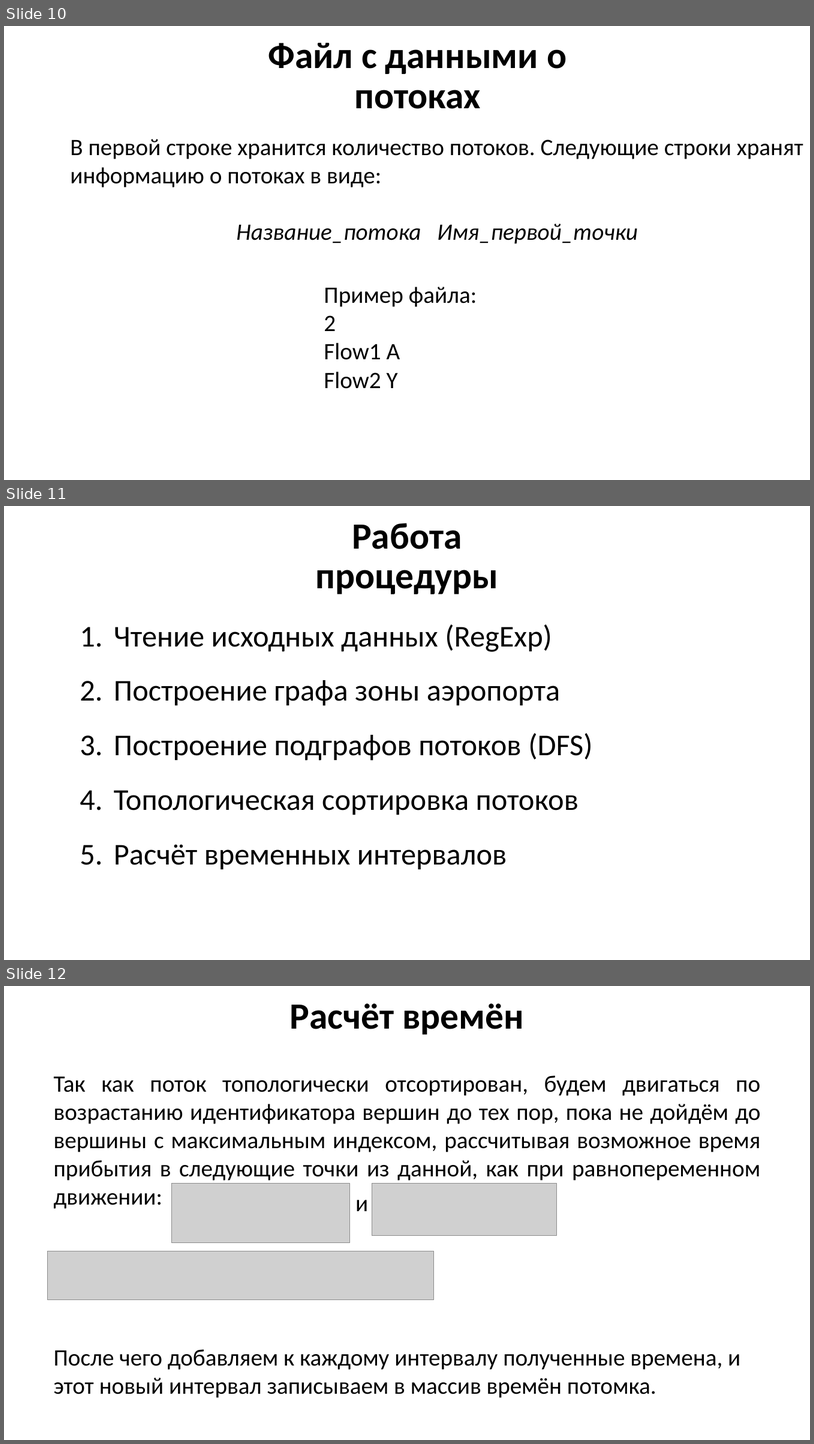
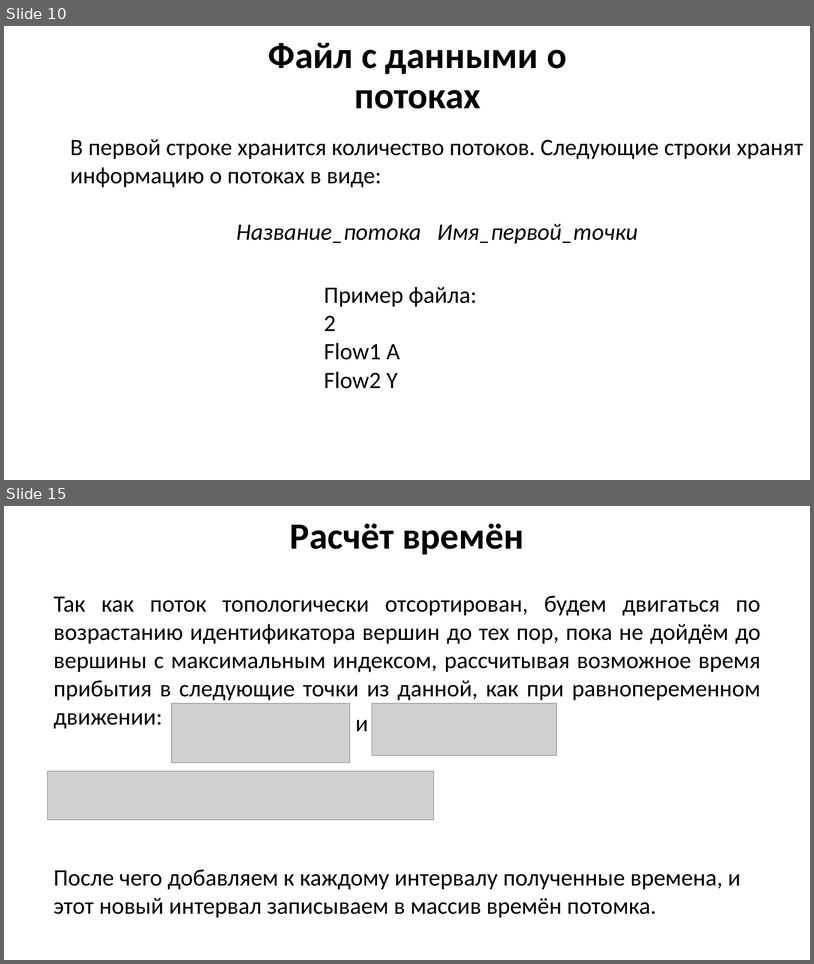
Before and after one commit to GooDgRaF/Bachelor_diplom, a slide deck: Диплом/Презентация ВКР.pptx. Shown one above the other, each under a label of ours: slides 10, 11 and 12 before the commit, slides 10 and 15 after it; the slides between them are not shown. The pictures are 814x1444 and 814x964 pixels, drawn with LibreOffice and Linux fonts; fonts in the diff are those of the drawing; grey boxes stand for pictures; background and template pictures are left out. Boxes give left, top, right and bottom in pixels: in the first picture for what was removed or moved away, otherwise in the second. Text is boxed around its words. In the diff, an @@ line names an element or a change of style, - is before the commit and + after.

```diff
--- a/Диплом/Презентация ВКР.pptx
+++ b/Диплом/Презентация ВКР.pptx
@@ slide 11 removed at (4,506,810,960), background picture (left out) @@
@@ text removed at (316,523,498,594) @@
-Работа процедуры
@@ text removed at (114,624,593,869) @@
-1. Чтение исходных данных (RegExp)
-2. Построение графа зоны аэропорта
-3. Построение подграфов потоков (DFS)
-4. Топологическая сортировка потоков
-5. Расчёт временных интервалов
@@ what was slide 12 is now slide 15 @@
```
Also in this commit, not shown: 5 slides changed, 6 slides added, 18 other files.
